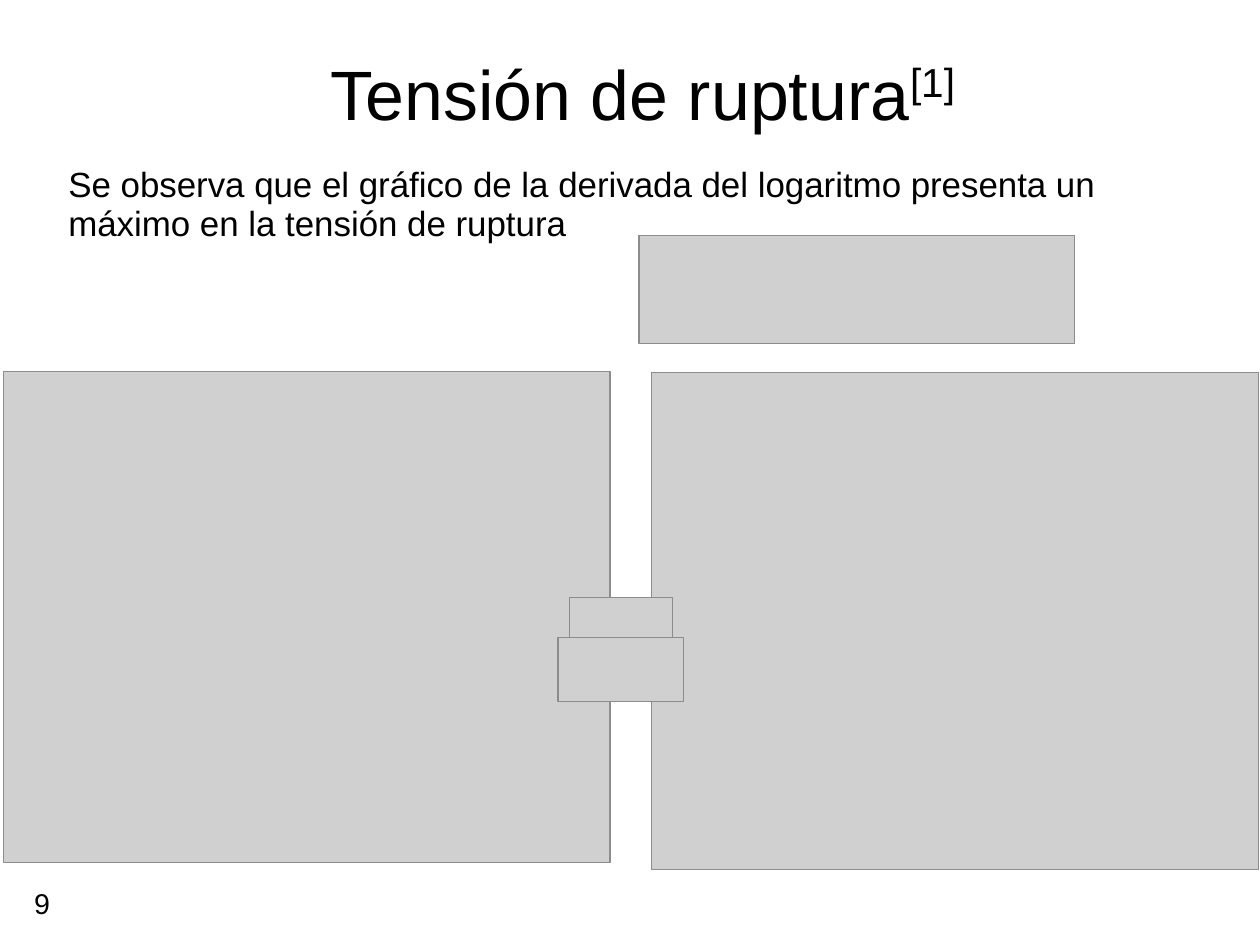
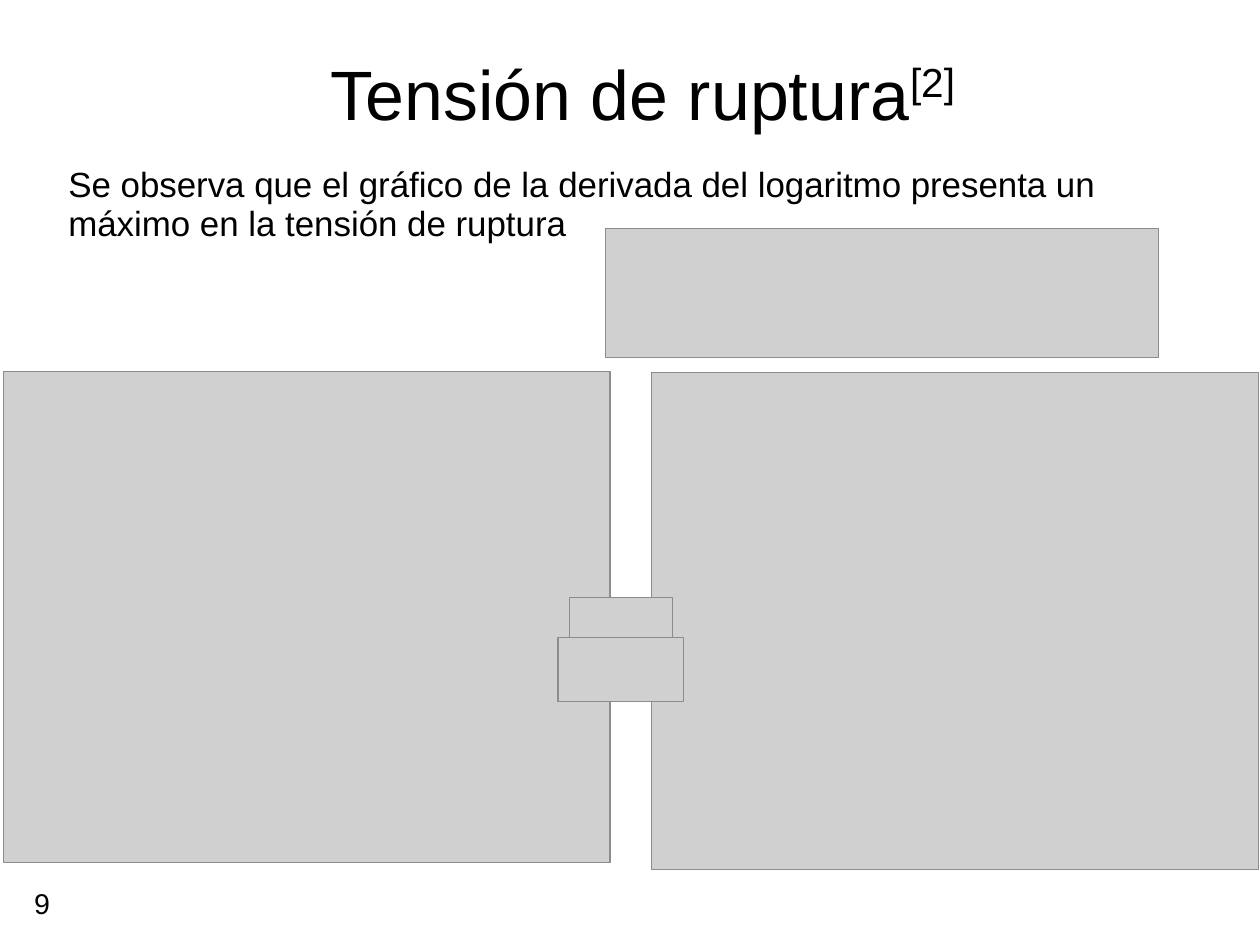
Before and after one commit to labosat/Labo-7, a slide deck: slide 9 of Charla Avance Labo7.odp. Drawn at 1260x945 pixels with LibreOffice and Linux fonts; fonts in the diff are those of the drawing; grey boxes stand for pictures. Boxes give left, top, right and bottom in pixels: in the first picture for what was removed or moved away, otherwise in the second. Text is boxed around its words. In the diff, an @@ line names an element or a change of style, - is before the commit and + after.

```diff
--- a/Charla Avance Labo7.odp
+++ b/Charla Avance Labo7.odp
@@ title at <box>331,67,955,134</box>: text changed @@
-Tensión de ruptura[1]
+Tensión de ruptura[2]
@@ picture: place and size @@
-picture at <box>639,236,1075,344</box>
+picture at <box>606,229,1158,358</box>
```
Also in this commit, not shown: 3 other slides changed, 2 other files.
